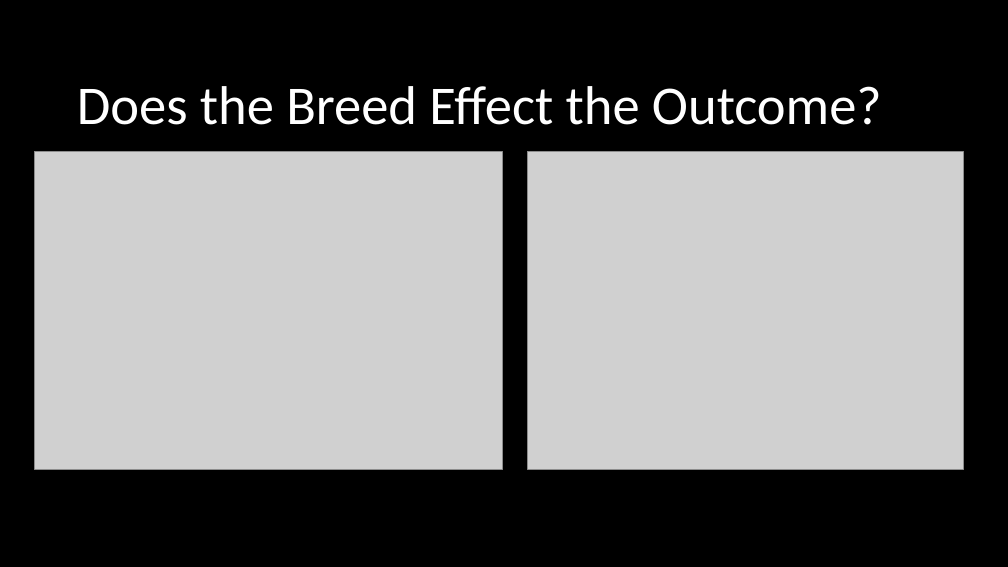
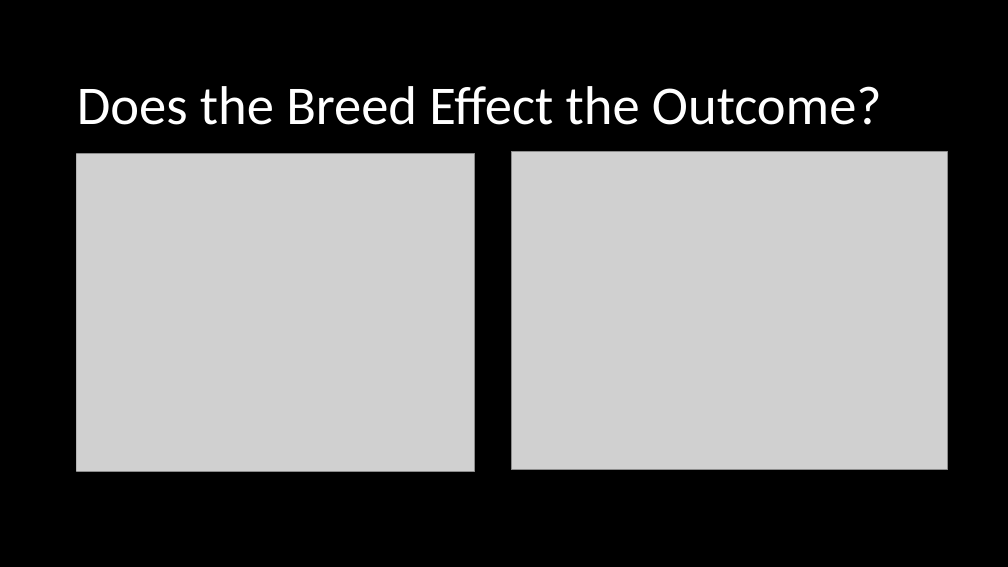
Before and after one commit to lilla-b/EDA, a slide deck: slide 9 of US_Food_Drug_Final.pptx. Drawn at 1008x567 pixels with LibreOffice and Linux fonts; fonts in the diff are those of the drawing; grey boxes stand for pictures. Boxes give left, top, right and bottom in pixels: in the first picture for what was removed or moved away, otherwise in the second. Text is boxed around its words. In the diff, an @@ line names an element or a change of style, - is before the commit and + after.

```diff
--- a/US_Food_Drug_Final.pptx
+++ b/US_Food_Drug_Final.pptx
@@ rectangle added at [14, 134, 76, 492], fill #000000 @@
@@ picture: place and size @@
-picture at [35, 152, 503, 470]
+picture at [45, 154, 475, 471]
@@ picture: place and size @@
-picture at [528, 152, 964, 470]
+picture at [511, 152, 948, 470]
```
Also in this commit, not shown: 4 other slides changed.
